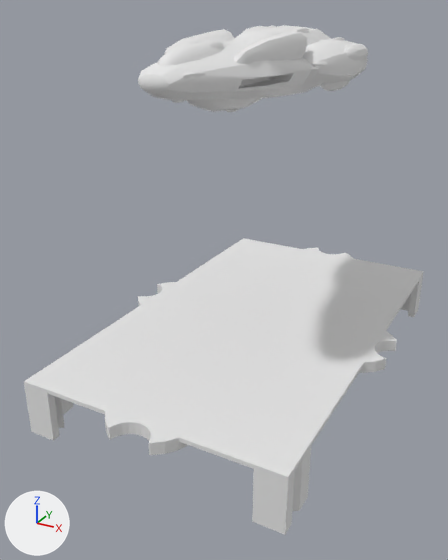
Renders of the OBJ model SW_armada/assets/ships/rebel/mc40a/mesh.obj from each side of a commit.
Rendered twice from a camera (50 mm lens) standing at (2.4, -5.08, 3.38) and looking at (-0.18, -0.39, 1.04). Lighting does not change. The marker at lower left points along +X, +Y and +Z. Where no turn or scale is listed for an object, it has been applied to the vertices.

Names of what the first picture shows: 'Base_-_Medium_Plane.001', 'RV_MC40b_ver03.001'.
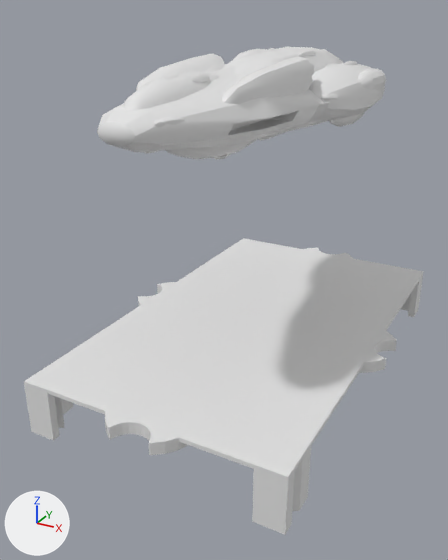
Boxes [x1, y1, x2, y2] around the edits, measured in the pictures (448 x 560 px):
```json
{"object": "RV_MC40b_ver03.002_med", "change": "added", "after": [97, 46, 386, 160]}
{"object": "RV_MC40b_ver03.001", "change": "deleted", "before": [138, 25, 368, 112]}
```

Edits to the scene script, one JSON object a line:
```json
{"op": "add", "block": "me_rv_mc40b_ver03_002_med", "code": ["me_rv_mc40b_ver03_002_med = bpy.data.meshes.new('RV_MC40b_ver03.002_med')", "me_rv_mc40b_ver03_002_med.from_pydata(...)  # 1345 vertices, 2180 faces; spans x -0.85..0.82, y -2.13..2.0, z 2.29..3.06"]}
{"op": "remove", "block": "ob_rv_mc40b_ver03_001", "code": ["ob_rv_mc40b_ver03_001 = bpy.data.objects.new('RV_MC40b_ver03.001', me_rv_mc40b_ver03_001)", "ob_rv_mc40b_ver03_001.location = (0.0, 0.0, 0.0)"]}
{"op": "add", "block": "ob_rv_mc40b_ver03_002_med", "code": ["ob_rv_mc40b_ver03_002_med = bpy.data.objects.new('RV_MC40b_ver03.002_med', me_rv_mc40b_ver03_002_med)", "ob_rv_mc40b_ver03_002_med.location = (0.0, 0.0, 0.0)"]}
```
